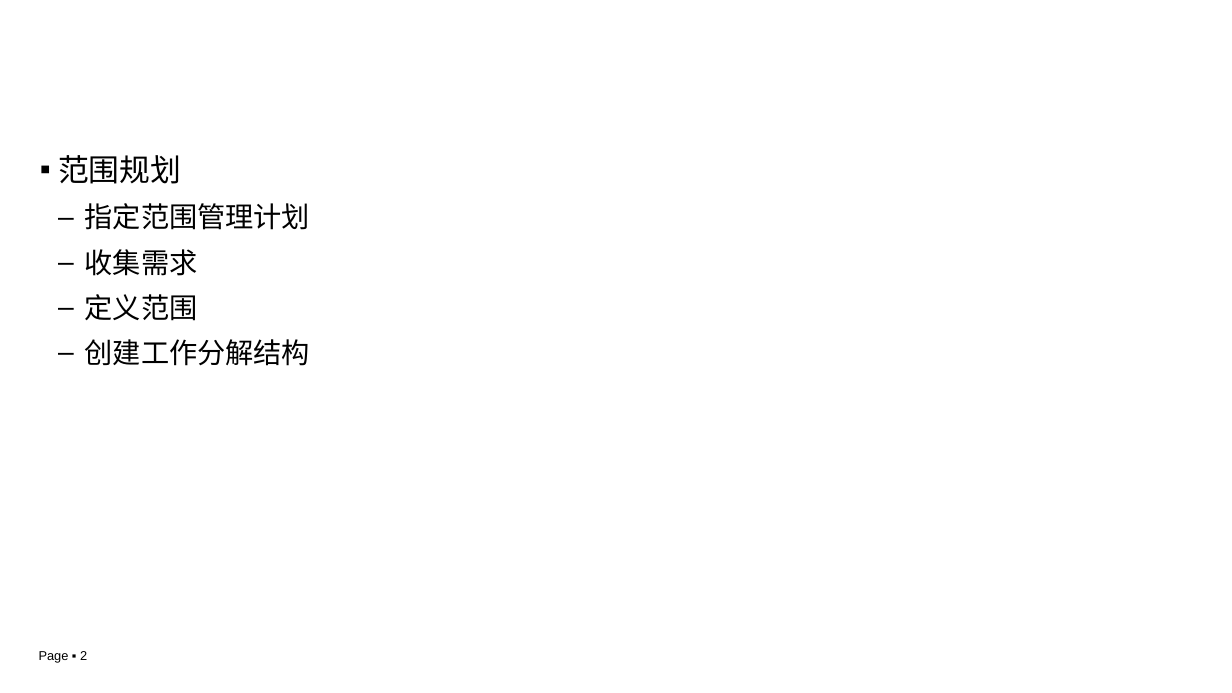
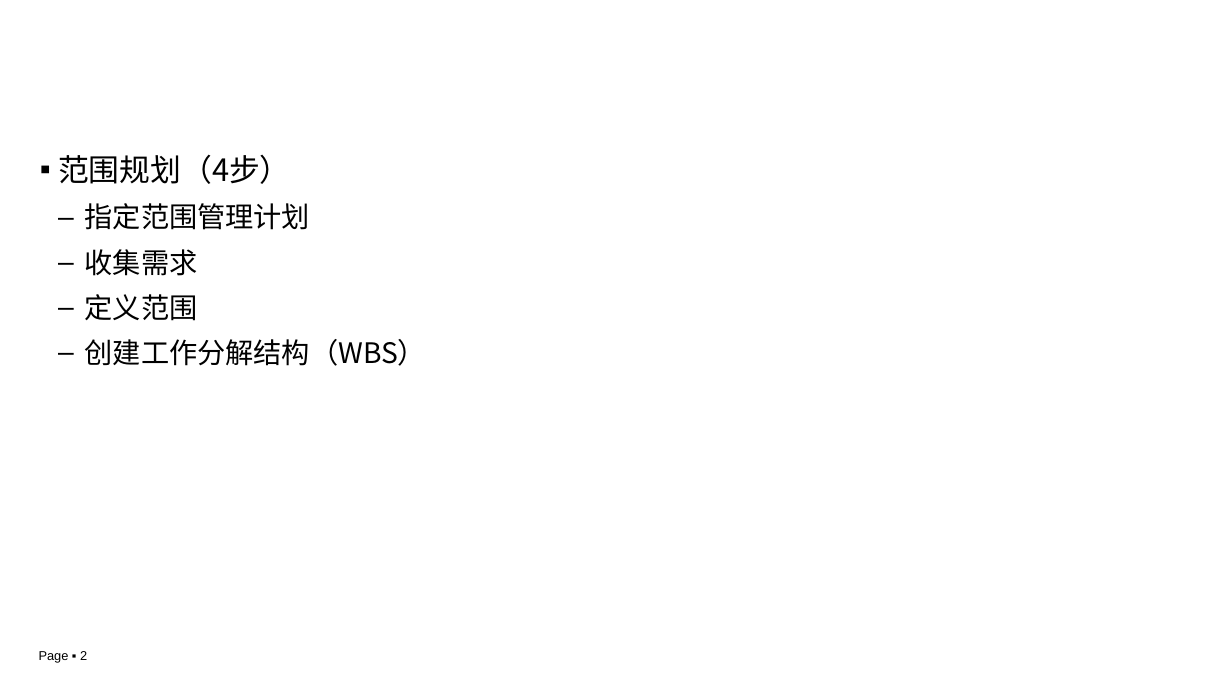
Before and after one commit to edu2act/course-IT-Project-Management, a slide deck: slide 2 of materials/slides/ch03-2.pptx. Drawn at 1232x693 pixels with LibreOffice and Linux fonts; fonts in the diff are those of the drawing; background and template pictures are left out. Boxes give left, top, right and bottom in pixels: in the first picture for what was removed or moved away, otherwise in the second. Text is boxed around its words. In the diff, an @@ line names an element or a change of style, - is before the commit and + after.

```diff
--- a/materials/slides/ch03-2.pptx
+++ b/materials/slides/ch03-2.pptx
@@ text at [58,154,291,184]: text changed @@
-▪ 范围规划
+▪ 范围规划（4步）
@@ text at [85,339,426,366]: text changed @@
-  – 创建工作分解结构
+  – 创建工作分解结构（WBS）
```
Also in this commit, not shown: 8 other slides changed, 1 slide removed, 1 other file.
